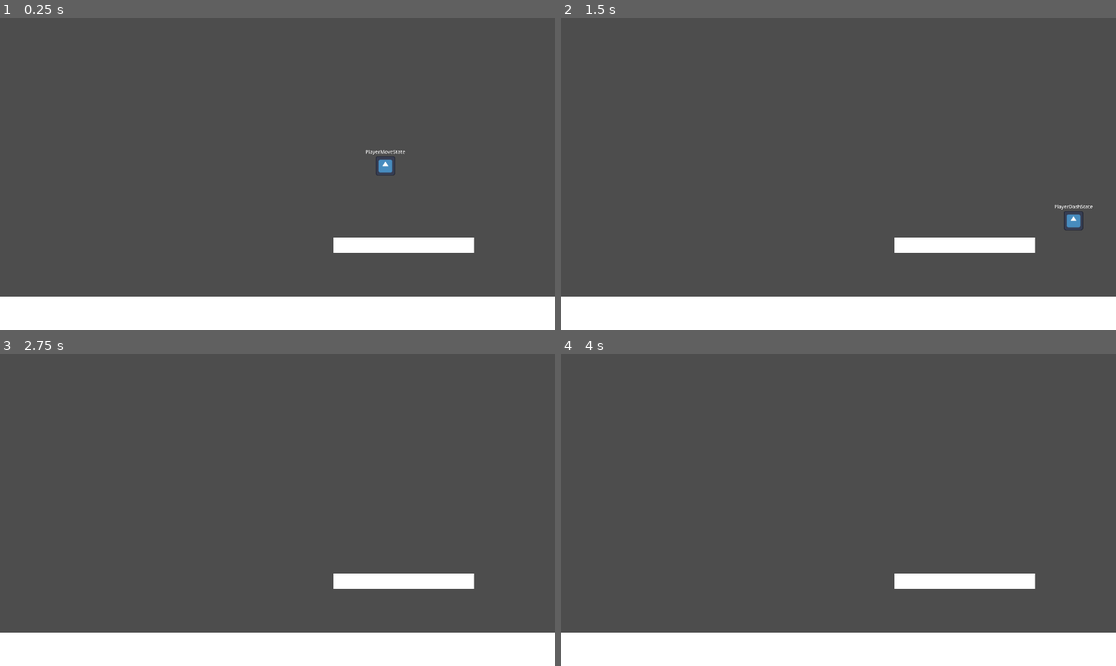
Above: before the commit, frames 1-4 (two rows, left to right).
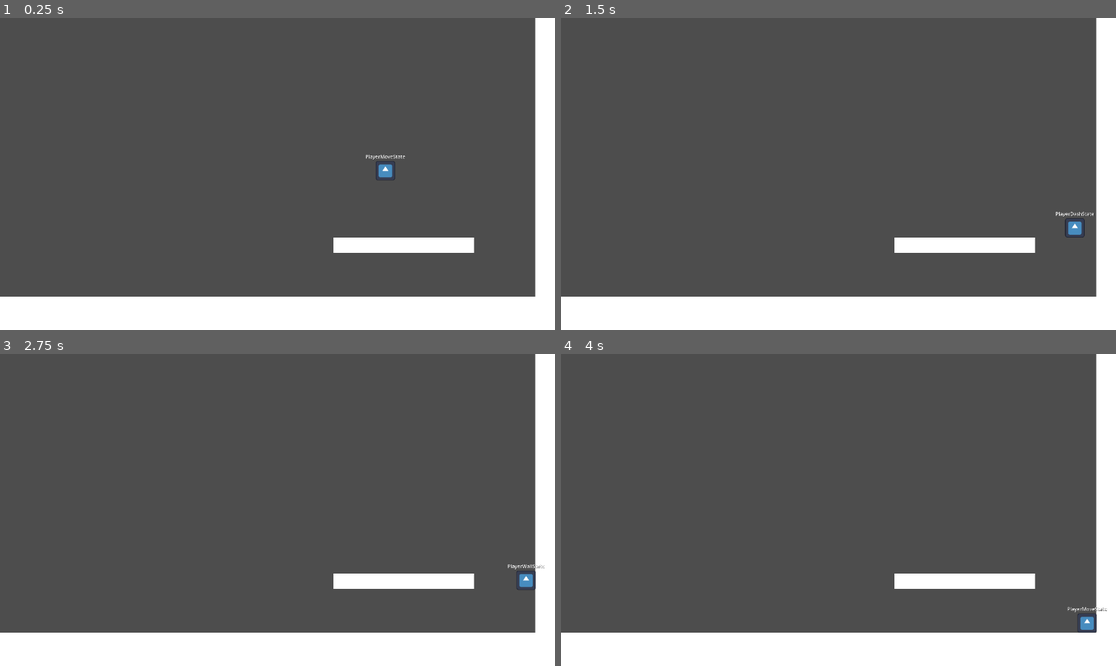
Above: after the commit, the same moments.

Repository: ReusableChopsticks/Platformer2024
Game: Godot game, scene res://scenes/environment/level.tscn
The game is run twice, just before and just after one commit, with the same random seed, the same clock (stepped at 60 frames per second) and the same inputs. The engine's default icon, where the game draws it, is replaced by a stand-in: a white triangle on a blue panel in a dark square.
Inputs:
- Up to frame 1 (0.25 s): no input
- Up to frame 2 (1.5 s): hold Space (jump) 0.53-1.28 s; hold Right (right) from 0.53 s (still down); tap Z (dash) at 1.35 s
- Up to frame 3 (2.75 s): tap Space (jump) at 1.52, 1.55, 1.82 s; tap Enter at 2 s; release Right (right) at 2.03 s; hold A (left) from 2.03 s (still down); hold Space (jump) from 2.03 s (still down)
- Up to frame 4 (4 s): release A (left) at 2.78 s; release Space (jump) at 2.78 s; hold Right (right) from 2.78 s (still down); tap Z (dash) at 2.85 s; tap Space (jump) at 3.02, 3.05, 3.32 s; hold Space (jump) from 3.53 s (still down)

The runs differ from the first frame. In frame 1, 3.5% of the frame differs, in the area x 65-100%, y 0-90%; in frame 2, 3.5%, in the area x 88-100%, y 0-90%; in frame 3, 3.4%; in frame 4, 3.4%.

Commit message:
wall slide added

Diff:
--- a/scenes/environment/level.tscn
+++ b/scenes/environment/level.tscn
@@ -9,6 +9,11 @@
 position = Vector2(582, 619)
 scale = Vector2(-6.77931, 0.358071)
 
+[node name="RigidBody2D3" parent="." instance=ExtResource("1_4wkx7")]
+position = Vector2(1151, 545)
+rotation = 1.5708
+scale = Vector2(-6.77931, 0.358071)
+
 [node name="RigidBody2D2" parent="." instance=ExtResource("1_4wkx7")]
 position = Vector2(838, 472)
 scale = Vector2(-1.29693, -0.143873)
--- a/scenes/player/PlayerJumpState.gd
+++ b/scenes/player/PlayerJumpState.gd
@@ -11,8 +11,6 @@
 var is_peak_reached: bool = false
 var is_jump_released: bool = false
 
-
-
 func enter():
 	# apply jump force
 	player.velocity.y = jump_force
@@ -20,8 +18,6 @@
 	is_jump_released = false
 
 func physics_update(delta: float):
-
-
 	# left and right movement
 	if (Input.get_axis("left", "right")):
 		move_x(delta, player.air_move_mult)
@@ -53,8 +49,5 @@
 		transitioned.emit(self, "PlayerMoveState")
 	elif (dash()):
 		transitioned.emit(self, "PlayerDashState")
-
-
-#func check_grounded():
-	#if (player.is_on_floor()):
-		#transitioned.emit(self, "PlayerIdleState")
+	elif wall():
+		transitioned.emit(self, "PlayerWallState")
--- a/scenes/player/PlayerMoveState.gd
+++ b/scenes/player/PlayerMoveState.gd
@@ -15,6 +15,7 @@
 	var friction_mult = 1
 	if (player.is_on_floor()):
 		player.has_dash = true
+	else:
 		friction_mult = player.air_friction_mult
 		move_mult = player.air_move_mult
 
@@ -31,3 +32,5 @@
 		transitioned.emit(self, "PlayerJumpState")
 	elif (dash()):
 		transitioned.emit(self, "PlayerDashState")
+	elif wall():
+		transitioned.emit(self, "PlayerWallState")
--- a/scenes/player/PlayerState.gd
+++ b/scenes/player/PlayerState.gd
@@ -55,4 +55,7 @@
 func dash():
 	return Input.is_action_pressed("dash") and player.has_dash
 
+func wall():
+	# player is only on a wall and is holding on to it
+	return player.is_on_wall_only() and Input.get_axis("left", "right")
 #endregion
--- /dev/null
+++ b/scenes/player/PlayerWallState.gd
@@ -0,0 +1,18 @@
+extends PlayerState
+class_name PlayerWallState
+
+## STATE: when the player is sliding on a wall
+
+@export var wall_slide_speed: int = 100
+@export var wall_slide_accel: int = 50
+
+func enter():
+	player.velocity.y = 0
+
+func physics_update(delta: float):
+
+	player.velocity.y = Calc.approach(player.velocity.y, wall_slide_speed, wall_slide_accel * delta)
+	player.move_and_slide()
+
+	if (!wall()):
+		transitioned.emit(self, "PlayerMoveState")
--- a/scenes/player/player.gd
+++ b/scenes/player/player.gd
@@ -21,18 +21,19 @@
 @export_range(0, 1) var air_friction_mult: float = 0.2
 @export_subgroup("")
 
+@export_subgroup("Limits")
 ## The upper limit of move speed which cannot be exceeded, even with multipliers
 @export var max_move_speed: int = 3000
 ## The upper limit of fall speed which cannot be exceeded, even with multipliers
 @export var max_fall_speed: int = 2000
-@export_group("")
+@export_subgroup("")
 
-@export_group("Timing")
+@export_subgroup("Timing")
 ## AKA Coyote time
 @export var jump_grace_time: float = 0.1
 ## Time allowed before hitting the ground to count as a jump
 @export var jump_buffer_time: float = 0.2
-@export_group("")
+@export_subgroup("")
 
 
 #region Internal values
@@ -66,3 +67,6 @@
 	var dir = Input.get_axis("left", "right")
 	if (dir != 0):
 		facing_dir = dir
+
+	## Debugging
+	#print(velocity.x)
--- a/scenes/player/player.tscn
+++ b/scenes/player/player.tscn
@@ -6,6 +6,7 @@
 [ext_resource type="Script" path="res://scenes/player/PlayerMoveState.gd" id="4_0yqxf"]
 [ext_resource type="Script" path="res://scenes/player/PlayerJumpState.gd" id="5_7r6wt"]
 [ext_resource type="Script" path="res://scenes/player/PlayerState.gd" id="5_vrwvw"]
+[ext_resource type="Script" path="res://scenes/player/PlayerWallState.gd" id="8_mglwi"]
 [ext_resource type="Script" path="res://scenes/player/PlayerDashState.gd" id="8_rv3dp"]
 
 [sub_resource type="LabelSettings" id="LabelSettings_f682e"]
@@ -17,6 +18,8 @@
 
 [node name="Player" type="CharacterBody2D" groups=["Player"]]
 script = ExtResource("1_a62lr")
+gravity = 1500.0
+time_to_stop = 0.1
 
 [node name="StateLabel" type="Label" parent="."]
 offset_left = -59.0
@@ -48,9 +51,9 @@
 
 [node name="PlayerJumpState" type="Node" parent="StateMachine"]
 script = ExtResource("5_7r6wt")
-jump_force = null
-jump_apex_mult = null
-jump_release_mult = null
 
 [node name="PlayerDashState" type="Node" parent="StateMachine"]
 script = ExtResource("8_rv3dp")
+
+[node name="PlayerWallState" type="Node" parent="StateMachine"]
+script = ExtResource("8_mglwi")
Not shown: 1 places in scenes/player/player.tscn that only renumber resources
